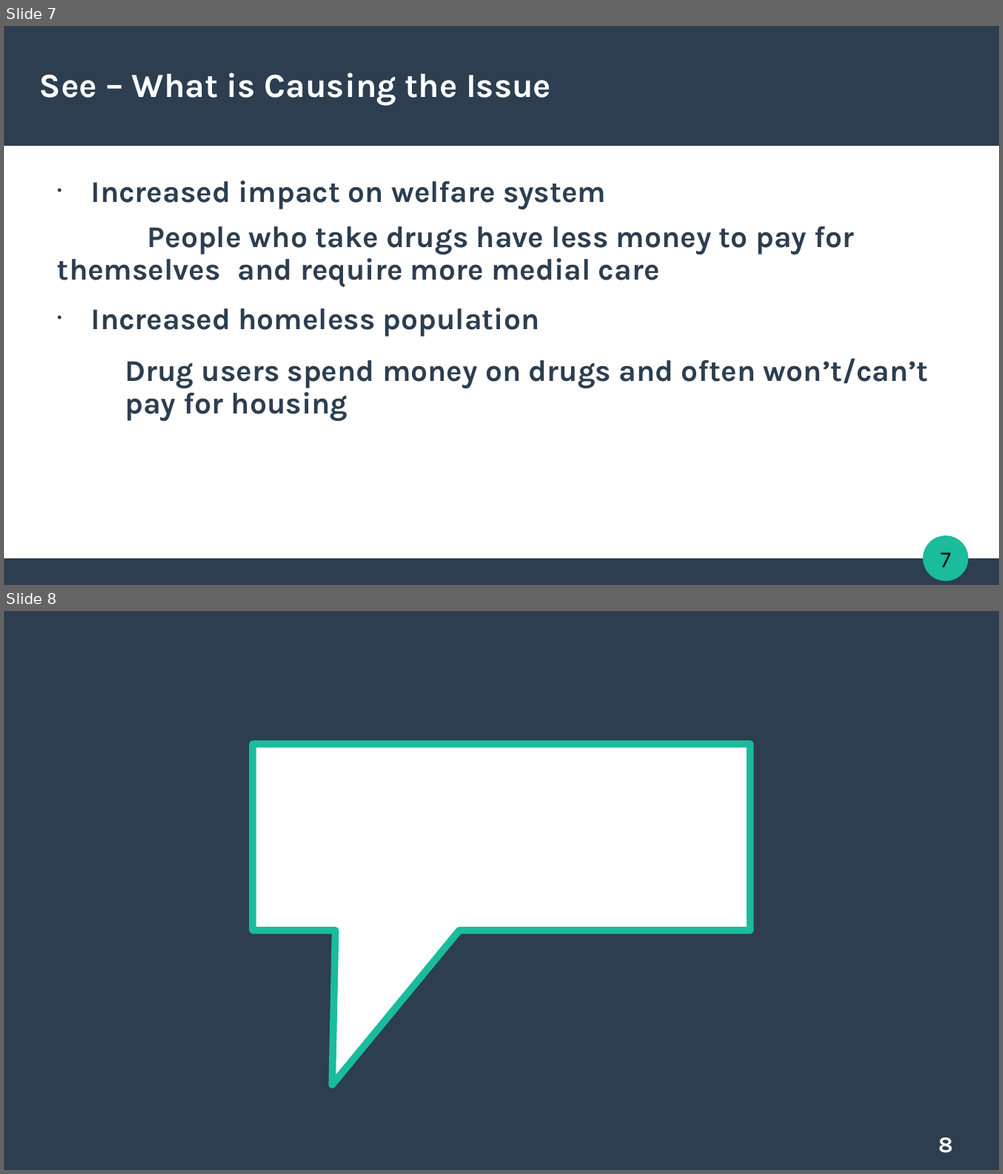
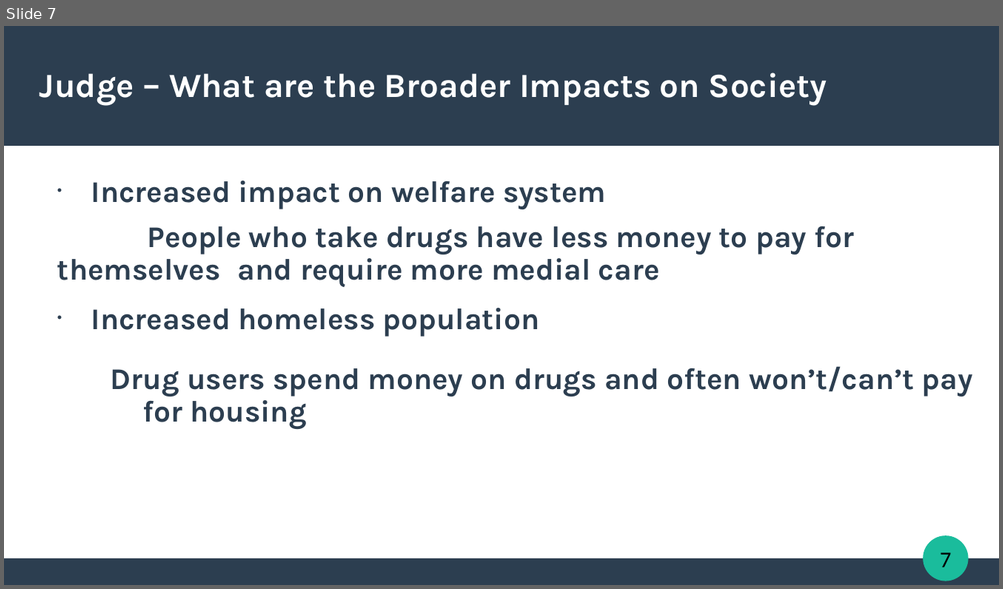
Before and after one commit to CrypticEntity/schoolwork9-10, a slide deck: Religion/t4 assesment.pptx. Shown one above the other, each under a label of ours: slides 7 and 8 before the commit, slide 7 after it. The pictures are 1003x1174 and 1003x589 pixels, drawn with LibreOffice and Linux fonts; fonts in the diff are those of the drawing. Boxes give left, top, right and bottom in pixels: in the first picture for what was removed or moved away, otherwise in the second. Text is boxed around its words. In the diff, an @@ line names an element or a change of style, - is before the commit and + after.

```diff
--- a/Religion/t4 assesment.pptx
+++ b/Religion/t4 assesment.pptx
@@ slide 8 removed at <box>4,611,999,1170</box>, background #FFFFFF @@
@@ freeform shape removed at <box>4,611,999,1170</box> @@
@@ freeform shape removed at <box>253,745,751,931</box> @@
@@ page number removed at <box>938,1138,953,1153</box> @@
-8
@@ slide 7 changed as well @@
@@ title at <box>40,73,826,105</box>: text changed @@
-See – What is Causing the Issue
+Judge – What are the Broader Impacts on Society
@@ text at <box>57,227,973,429</box>: list level 2 to 1 in "People who take drugs have ..."; indent changed; more space between paragraphs @@
```
Also in this commit, not shown: 3 other slides changed, 2 slides added, 1 other file.
